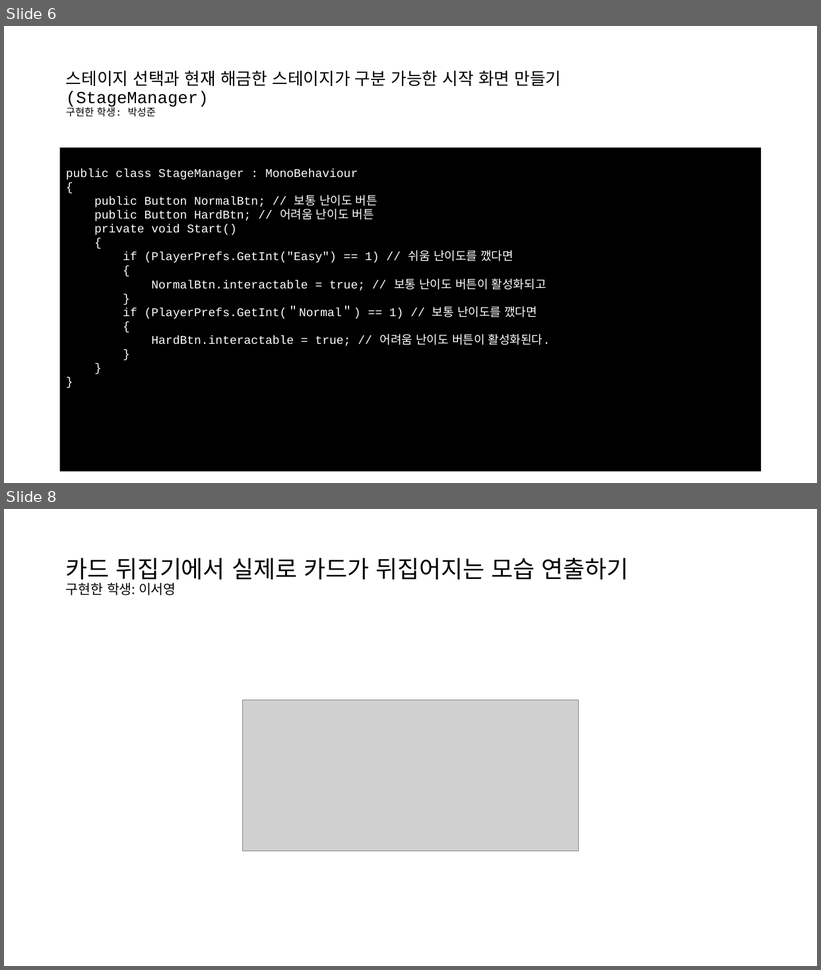
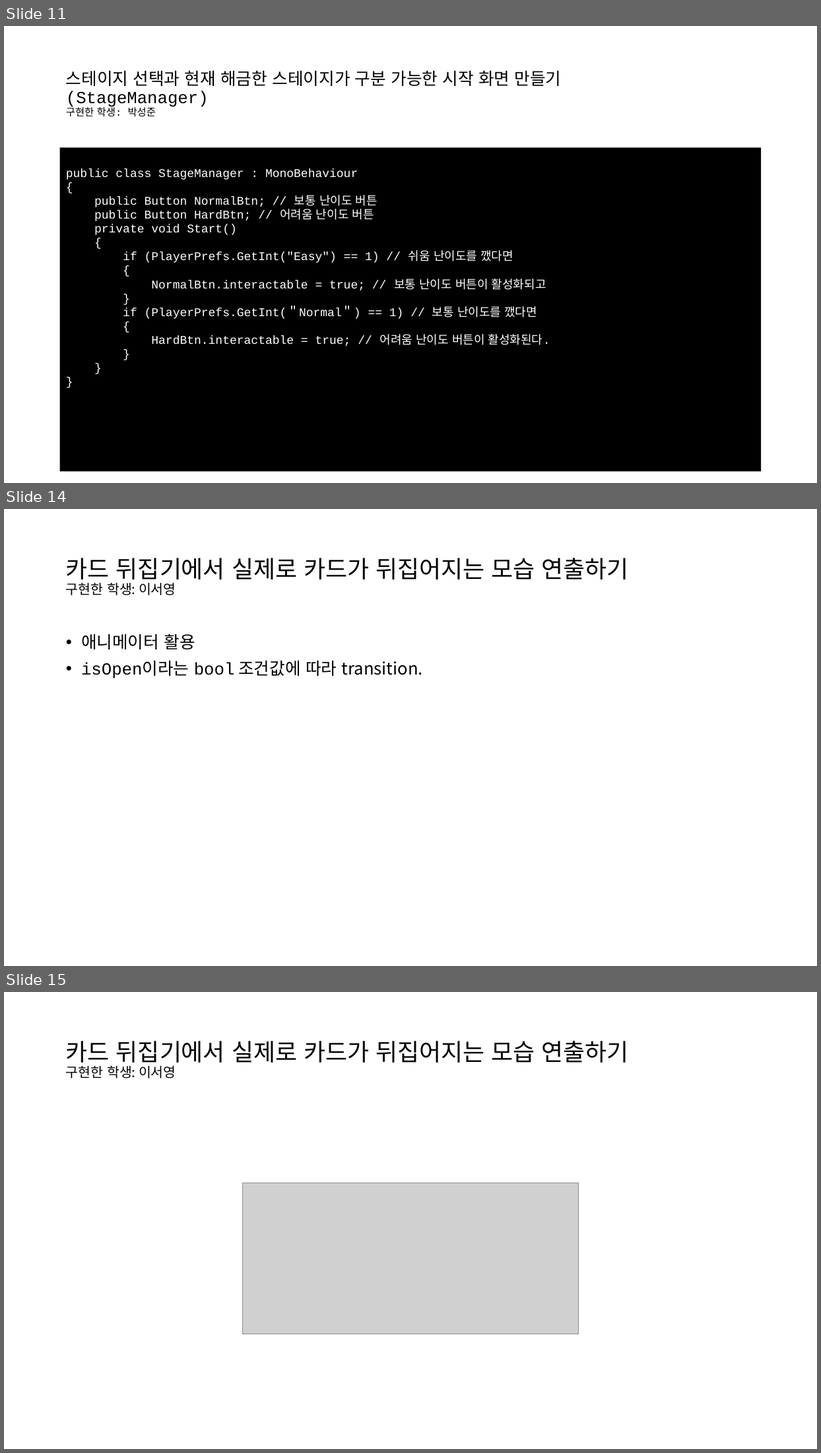
Before and after one commit to EnBalor/CardFlip, a slide deck: B-6 미니프로젝트 발표자료.pptx. Shown one above the other, each under a label of ours: slides 6 and 8 before the commit, slides 11, 14 and 15 after it; the slides between them are not shown. The pictures are 821x970 and 821x1453 pixels, drawn with LibreOffice and Linux fonts; fonts in the diff are those of the drawing; grey boxes stand for pictures. Boxes give left, top, right and bottom in pixels: in the first picture for what was removed or moved away, otherwise in the second. Text is boxed around its words. In the diff, an @@ line names an element or a change of style, - is before the commit and + after.

```diff
--- a/B-6 미니프로젝트 발표자료.pptx
+++ b/B-6 미니프로젝트 발표자료.pptx
@@ slide 14 added at <box>4,509,817,966</box>, background #FFFFFF @@
@@ title added at <box>66,558,628,595</box>, 28 pt, text #000000 @@
+카드 뒤집기에서 실제로 카드가 뒤집어지는 모습 연출하기
+구현한 학생: 이서영
@@ text added at <box>81,634,423,679</box>, 20 pt, text #000000 @@
+• 애니메이터 활용
+• isOpen이라는 bool 조건값에 따라 transition.
@@ what was slide 6 is now slide 11 @@
@@ what was slide 8 is now slide 15 @@
```
Also in this commit, not shown: 1 slide changed, 8 other slides added, 1 other file.
